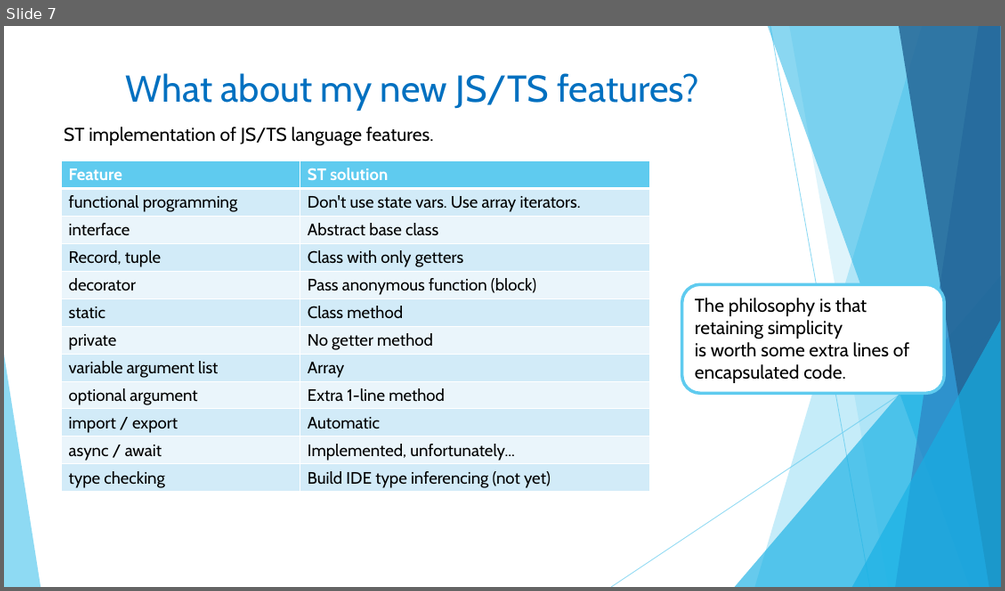
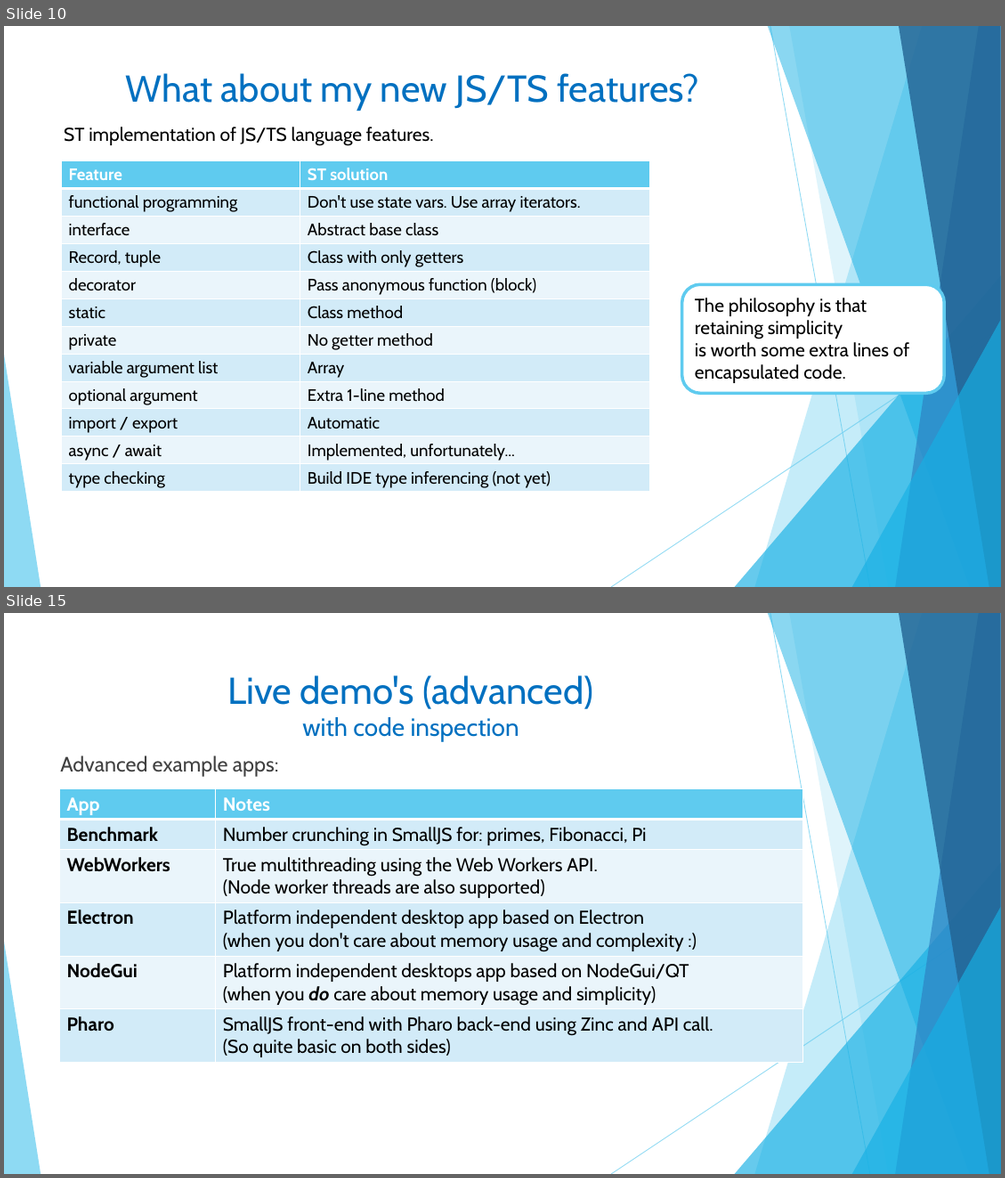
Before and after one commit to Small-JS/SmallJS, a slide deck: Documentation/Why_SmallJS.pptx. Shown one above the other, each under a label of ours: slide 7 before the commit, slides 10 and 15 after it; the slides between them are not shown. The pictures are 1005x591 and 1005x1178 pixels, drawn with LibreOffice and Linux fonts; fonts in the diff are those of the drawing. Boxes give left, top, right and bottom in pixels: in the first picture for what was removed or moved away, otherwise in the second. Text is boxed around its words. In the diff, an @@ line names an element or a change of style, - is before the commit and + after.

```diff
--- a/Documentation/Why_SmallJS.pptx
+++ b/Documentation/Why_SmallJS.pptx
@@ slide 15 added at box(4, 613, 1001, 1174), background #FFFFFF; not listed: 10 template elements that a slide beside it also shows @@
@@ title added at box(228, 675, 594, 742), 36 pt, text #0070C0 @@
+Live demo's (advanced)
+with code inspection
@@ text added at box(60, 755, 279, 777), 20 pt, text #404040 @@
+Advanced example apps:
@@ table added at box(59, 788, 803, 1061), 6 rows, 2 columns @@
+App | Notes
+Benchmark | Number crunching in SmallJS for: primes, Fibonacci, Pi
+WebWorkers | True multithreading using the Web Workers API. (Node worker threads are also supported)
+Electron | Platform independent desktop app based on Electron (when you don't care about memory usage and complexity :)
+NodeGui | Platform independent desktops app based on NodeGui/QT (when you do care about memory usage and simplicity)
+Pharo | SmallJS front-end with Pharo back-end using Zinc and API call. / (So quite basic on both sides)
@@ what was slide 7 is now slide 10 @@
```
Also in this commit, not shown: 8 slides changed, 4 other slides added, 2 other files.
